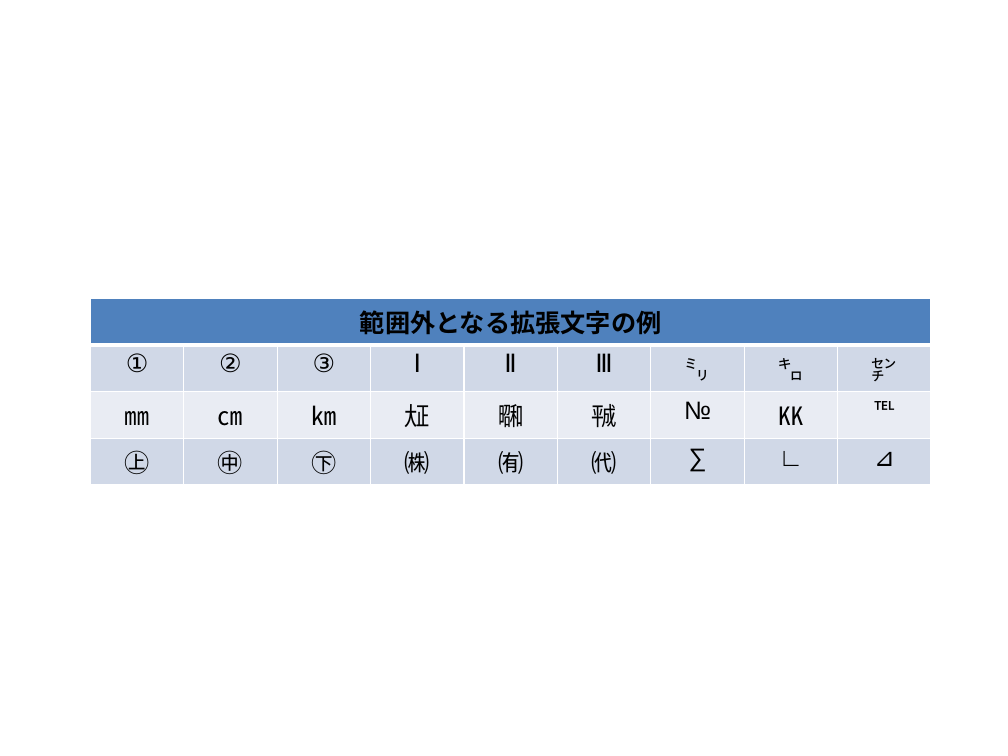
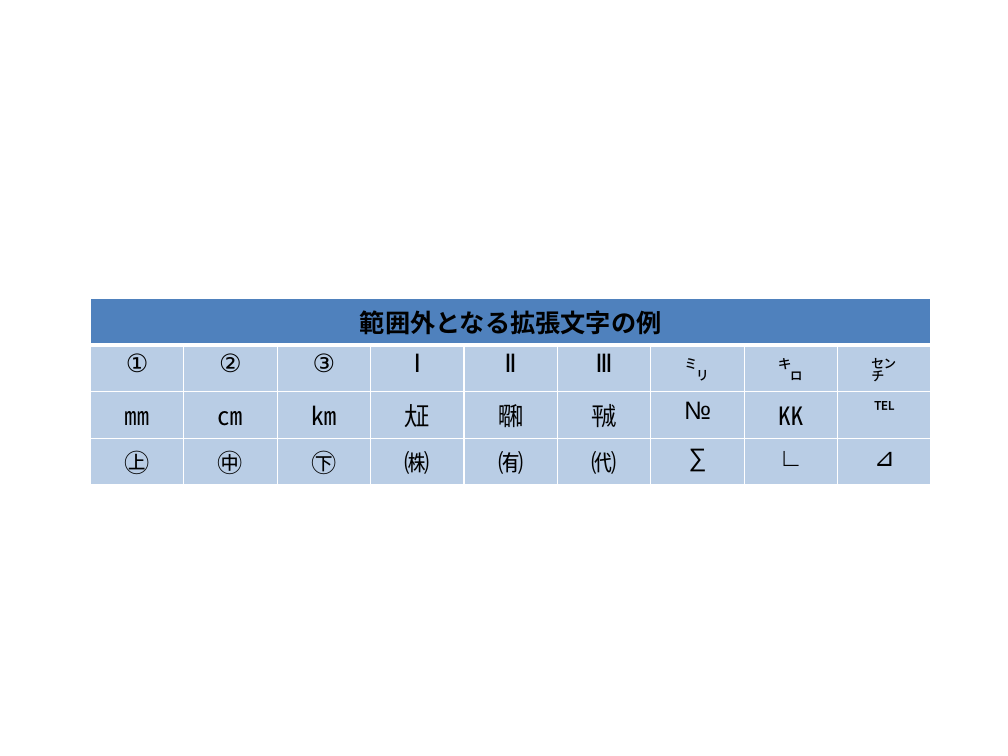
Before and after one commit to garbagetown/guideline, a slide deck: slide 2 of source/ArchitectureInDetail/images_Email/materialEmail.pptx. Drawn at 1008x756 pixels with LibreOffice and Linux fonts; fonts in the diff are those of the drawing. Boxes give left, top, right and bottom in pixels: in the first picture for what was removed or moved away, otherwise in the second. Text is boxed around its words. In the diff, an @@ line names an element or a change of style, - is before the commit and + after.

```diff
--- a/source/ArchitectureInDetail/images_Email/materialEmail.pptx
+++ b/source/ArchitectureInDetail/images_Email/materialEmail.pptx
@@ table at (x1=91, y1=298, x2=934, y2=478) @@
@@ fill #D0D8E8 to #B9CDE5 in 18 cells @@
@@ fill #E9EDF4 to #B9CDE5 in row 3 @@
```
Also in this commit, not shown: 2 other files.
